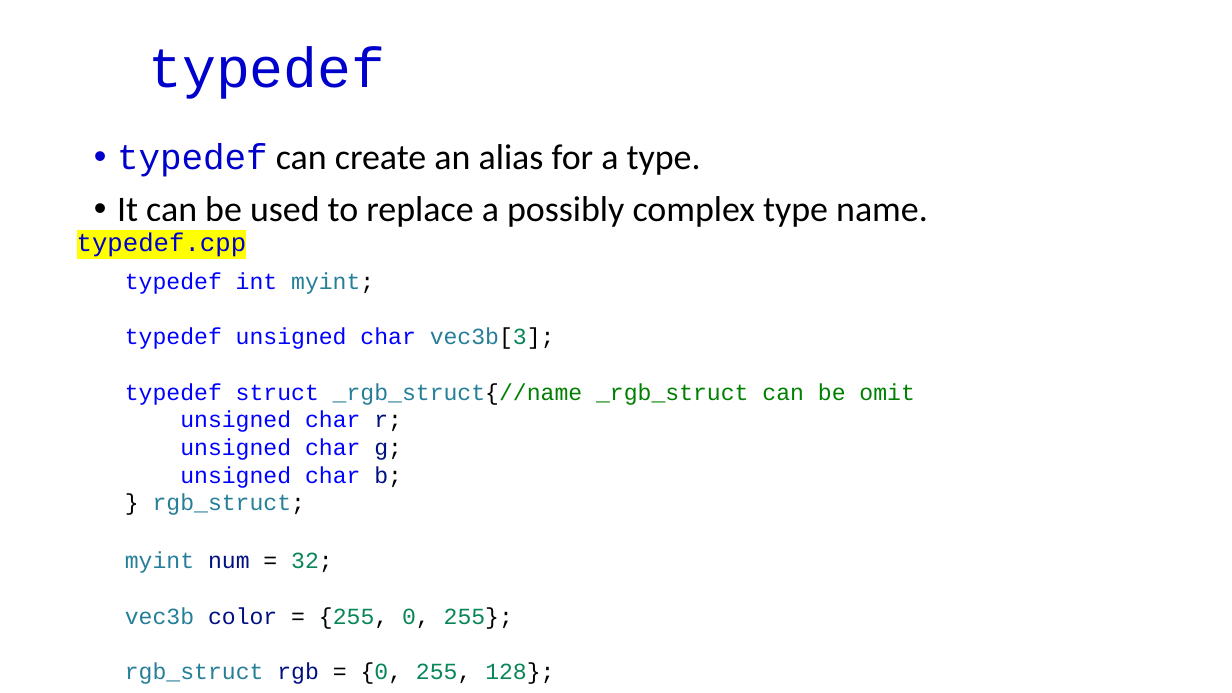
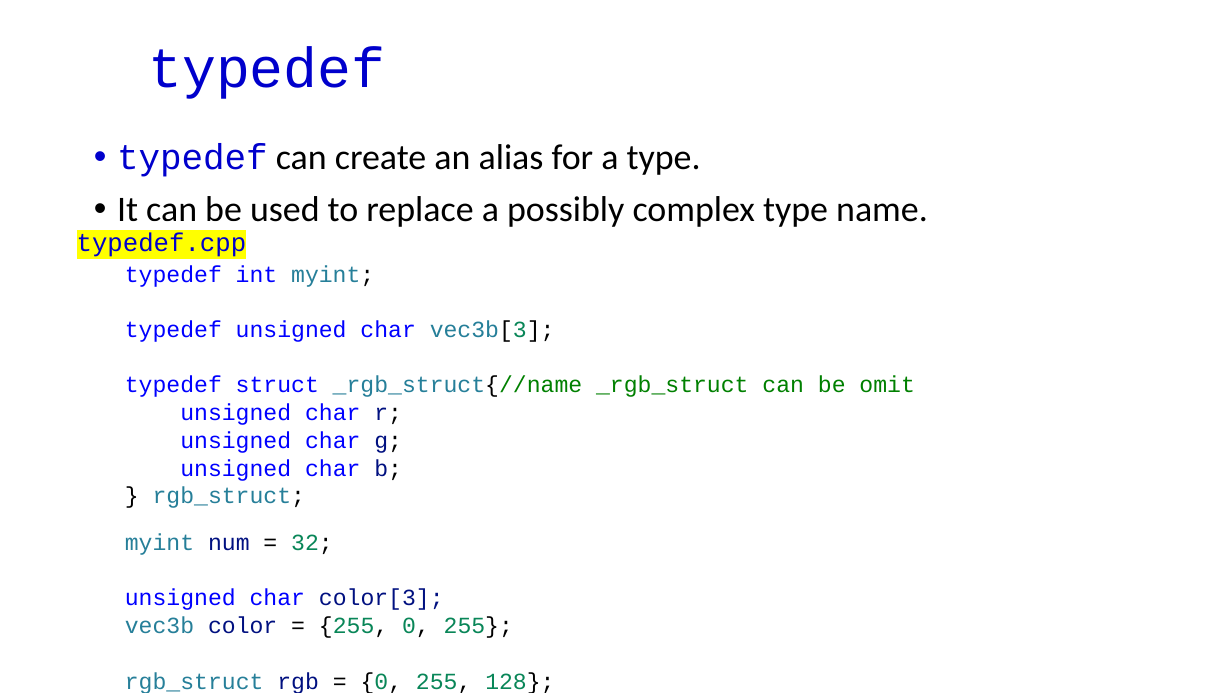
Before and after one commit to dayekuaipao/CPPLearning, a slide deck: slide 22 of week04/Lecture04.pptx. Drawn at 1232x693 pixels with LibreOffice and Linux fonts; fonts in the diff are those of the drawing; background and template pictures are left out. Boxes give left, top, right and bottom in pixels: in the first picture for what was removed or moved away, otherwise in the second. Text is boxed around its words. In the diff, an @@ line names an element or a change of style, - is before the commit and + after.

```diff
--- a/week04/Lecture04.pptx
+++ b/week04/Lecture04.pptx
@@ text "typedef int myint;": place and size @@
-text "typedef int myint;" at [125, 272, 914, 515]
+text "typedef int myint;" at [125, 265, 914, 508]
@@ text "myint num = 32;": place and size @@
-text "myint num = 32;" at [125, 551, 554, 684]
+text "myint num = 32;" at [125, 533, 554, 693]
@@ text at [125, 589, 444, 610]: paragraph added @@
+unsigned char color[3];
```
Also in this commit, not shown: 6 other slides changed, 7 other files.
